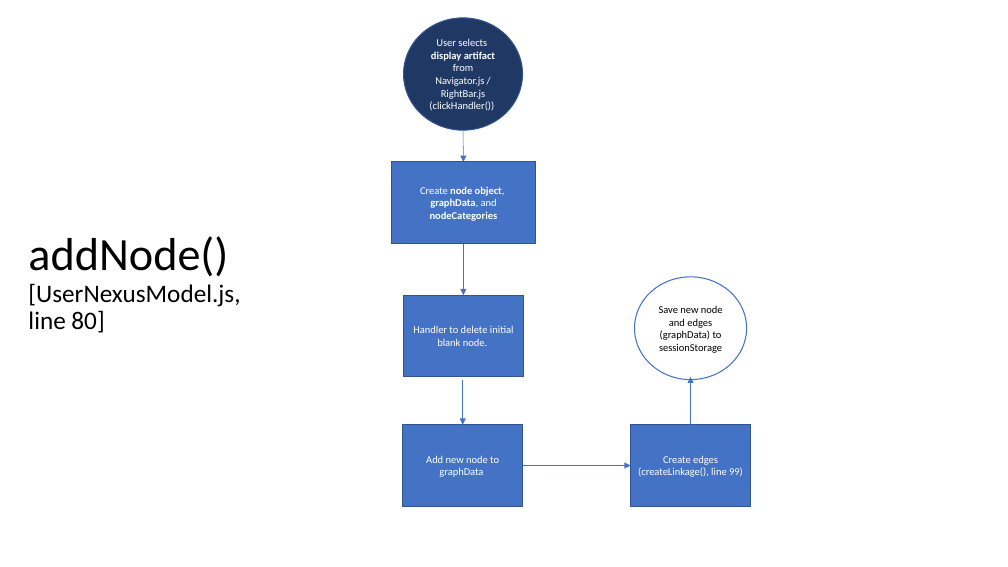
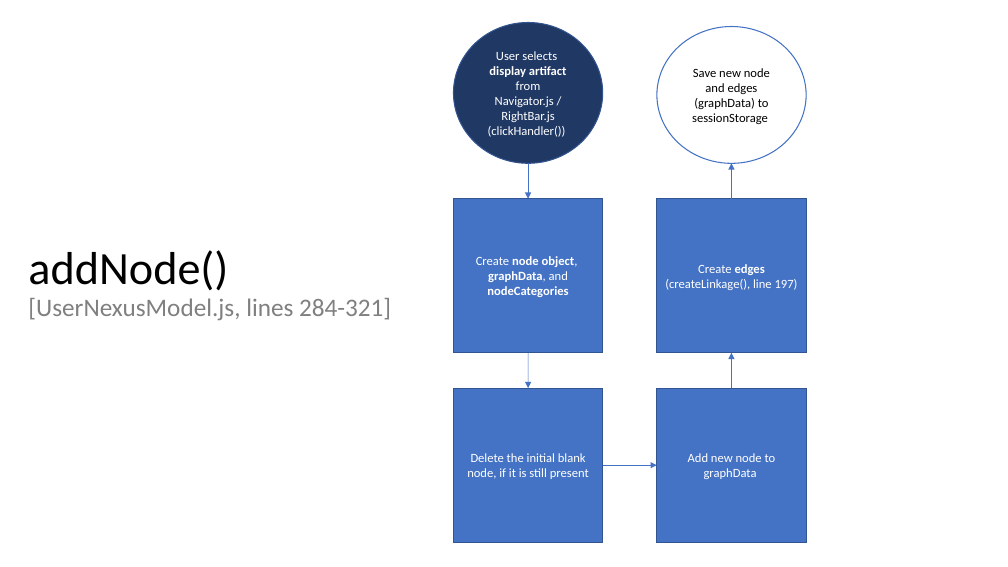
Before and after one commit to ScandinavianSection-UCLA/Nexus2, a slide deck: slide 1 of Documentation/UserNexus/How to Create Edges/UserNexusDocumentation.pptx. Drawn at 1008x567 pixels with LibreOffice and Linux fonts; fonts in the diff are those of the drawing. Boxes give left, top, right and bottom in pixels: in the first picture for what was removed or moved away, otherwise in the second. Text is boxed around its words. In the diff, an @@ line names an element or a change of style, - is before the commit and + after.

```diff
--- a/Documentation/UserNexus/How to Create Edges/UserNexusDocumentation.pptx
+++ b/Documentation/UserNexus/How to Create Edges/UserNexusDocumentation.pptx
@@ ellipse "User selects display artifact from ...": place and size @@
-ellipse "User selects display artifact from ..." at [404, 18, 523, 131]
+ellipse "User selects display artifact from ..." at [454, 23, 603, 163]
@@ size 10 to 12 pt in 4 elements at [454, 23, 603, 163], [454, 199, 603, 353], [657, 388, 806, 542], [657, 26, 806, 163] @@
@@ ellipse "Save new node and edges ...": place and size @@
-ellipse "Save new node and edges ..." at [634, 277, 746, 380]
+ellipse "Save new node and edges ..." at [657, 26, 806, 163]
@@ arrow moved from (464, 130) - (464, 162) to (529, 163) - (529, 199) @@
@@ arrow added from (732, 199) to (732, 163), #4472C4 0.5 pt @@
@@ rectangle "Create node object,": place and size @@
-rectangle "Create node object," at [392, 162, 536, 243]
+rectangle "Create node object," at [454, 199, 603, 353]
@@ rectangle "Create edges (createLinkage(), line 197)": place and size @@
-rectangle "Create edges (createLinkage(), line 197)" at [631, 425, 750, 507]
+rectangle "Create edges (createLinkage(), line 197)" at [657, 199, 806, 353]
@@ title at [28, 250, 391, 320]: text changed; text colour #000000 to #808080 @@
-addNode()
-[UserNexusModel.js, line 80]
+addNode()
+[UserNexusModel.js, lines 284-321]
@@ text in rectangle at [665, 264, 798, 290]: text changed; size 10 to 12 pt @@
-Create edges (createLinkage(), line 99)
+Create edges (createLinkage(), line 197)
@@ rectangle removed at [404, 295, 523, 377] @@
-Handler to delete initial blank node.
@@ arrow moved from (464, 243) - (464, 295) to (529, 353) - (529, 322) @@
@@ arrow moved from (463, 380) - (463, 425) to (529, 353) - (529, 388) @@
@@ arrow moved from (690, 425) - (690, 377) to (732, 388) - (732, 353) @@
@@ rectangle added at [454, 388, 603, 542], fill #4472C4, outline #325491 1 pt, 12 pt, text #FFFFFF @@
+Delete the initial blank node, if it is still present
@@ rectangle "Add new node to graphData": place and size @@
-rectangle "Add new node to graphData" at [403, 425, 523, 507]
+rectangle "Add new node to graphData" at [657, 388, 806, 542]
@@ arrow moved from (523, 466) - (631, 466) to (603, 465) - (657, 465) @@
```
Also in this commit, not shown: 5 other slides changed, 2 slides removed.
